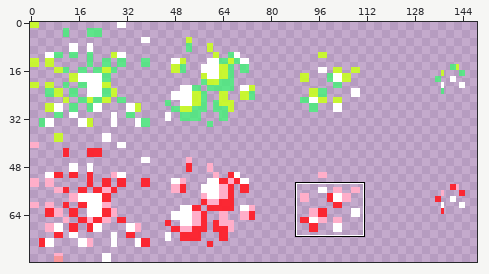
A sprite sheet gets an edit: res/images/explosions.png. Above: a wide view before the commit, with the close-up outlined.
Close-up. Before the commit:
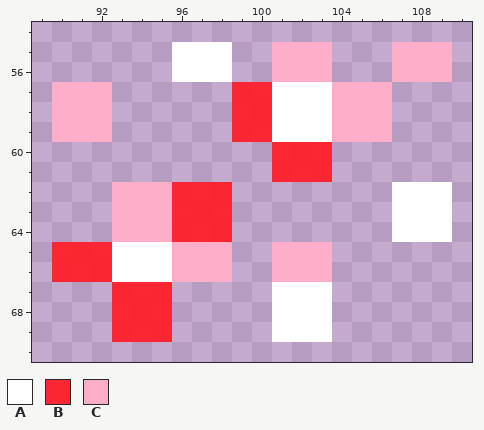
The file is 160x80 pixels. Shown: x 89..110, y 54..70. The wide view leaves out empty margins. The commit also changed other parts of the picture, which this record leaves out.
Palette (. is transparent): A #ffffff  B #ff1e27ed  C #ffaec9
After:
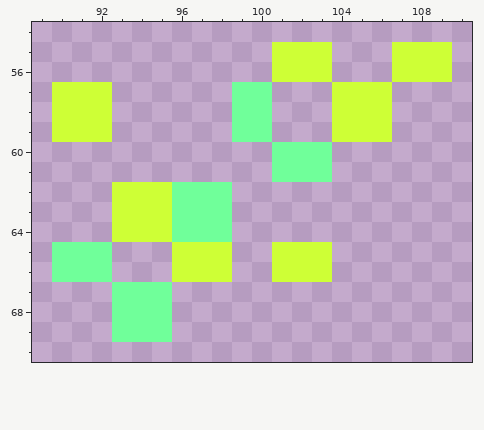
What changed:
{"colour":"B","old":"#ff1e27ed","new":"#70ff9a"}
{"colour":"C","old":"#ffaec9","new":"#ceff36"}
{"y":55,"x":96,"old":"AAA","new":"..."}
{"y":56,"x":96,"old":"AAA","new":"..."}
{"y":57,"x":101,"old":"AAA","new":"..."}
{"y":58,"x":101,"old":"AAA","new":"..."}
{"y":59,"x":101,"old":"AAA","new":"..."}
{"y":62,"x":107,"old":"AAA","new":"..."}
{"y":63,"x":107,"old":"AAA","new":"..."}
{"y":64,"x":107,"old":"AAA","new":"..."}
{"y":65,"x":93,"old":"AAA","new":"..."}
{"y":66,"x":93,"old":"AAA","new":"..."}
{"y":67,"x":101,"old":"AAA","new":"..."}
{"y":68,"x":101,"old":"AAA","new":"..."}
{"y":69,"x":101,"old":"AAA","new":"..."}
